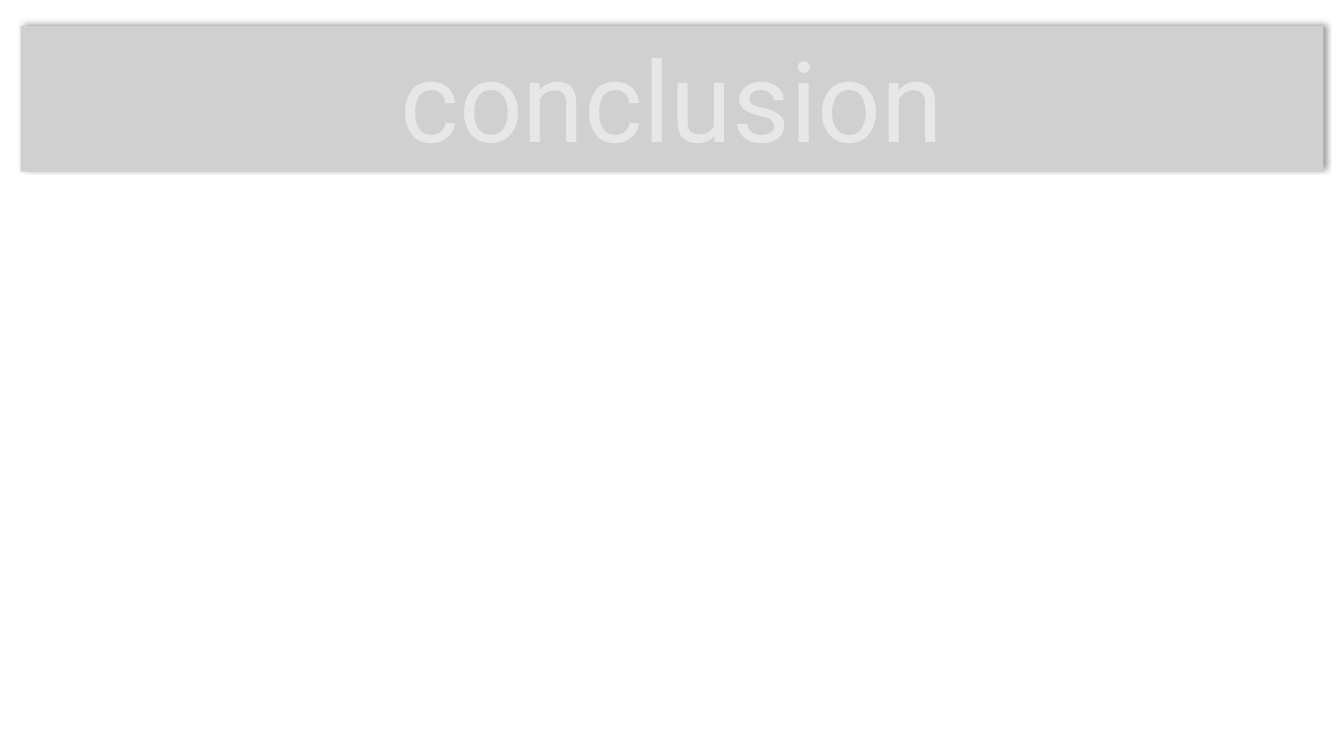
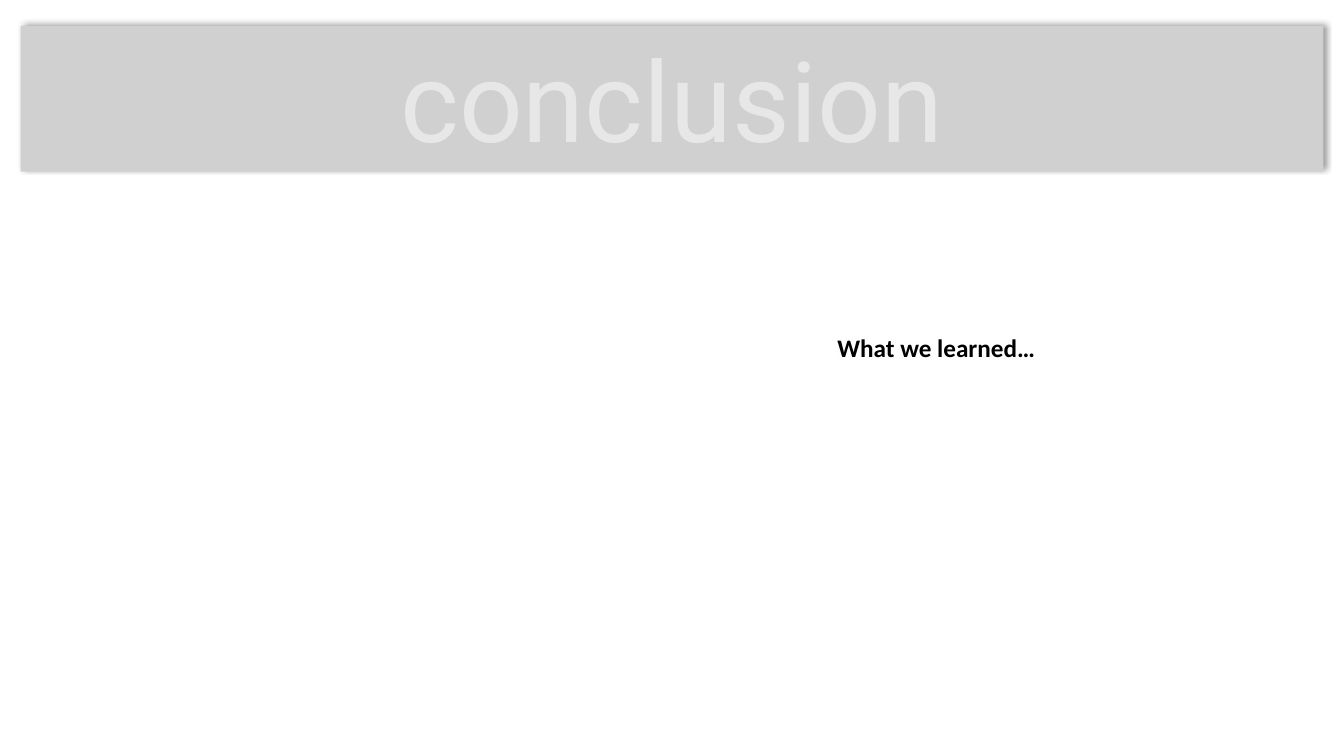
Before and after one commit to cljungkull/Project-2---CaliPolluts, a slide deck: slide 7 of presentation.pptx. Drawn at 1344x756 pixels with LibreOffice and Linux fonts; fonts in the diff are those of the drawing; grey boxes stand for pictures; background and template pictures are left out. Boxes give left, top, right and bottom in pixels: in the first picture for what was removed or moved away, otherwise in the second. Text is boxed around its words. In the diff, an @@ line names an element or a change of style, - is before the commit and + after.

```diff
--- a/presentation.pptx
+++ b/presentation.pptx
@@ text added at bbox=[837, 339, 1035, 358], 18 pt, text #000000, bold @@
+What we learned…
```
Also in this commit, not shown: 8 other slides changed.
